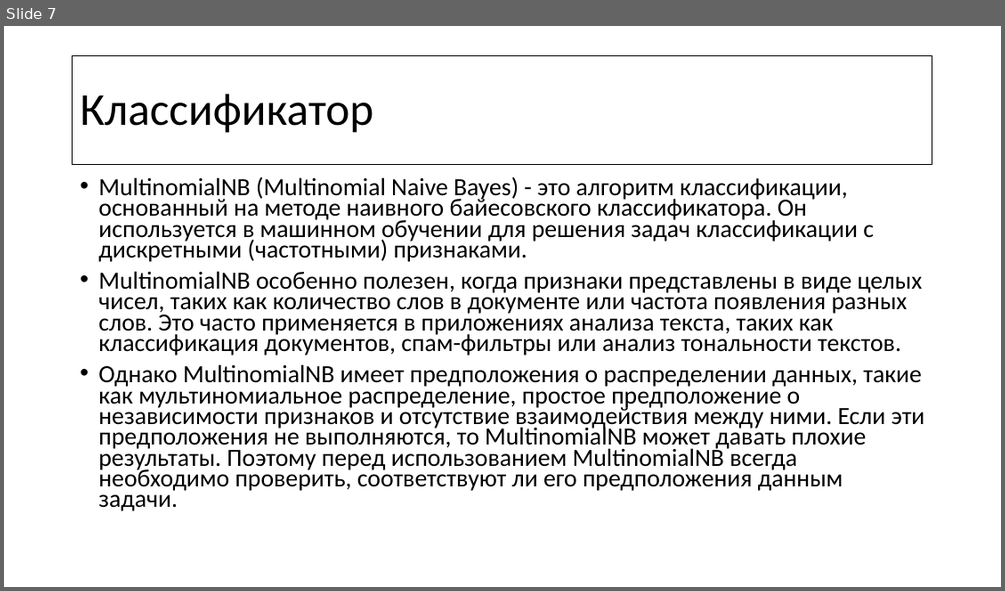
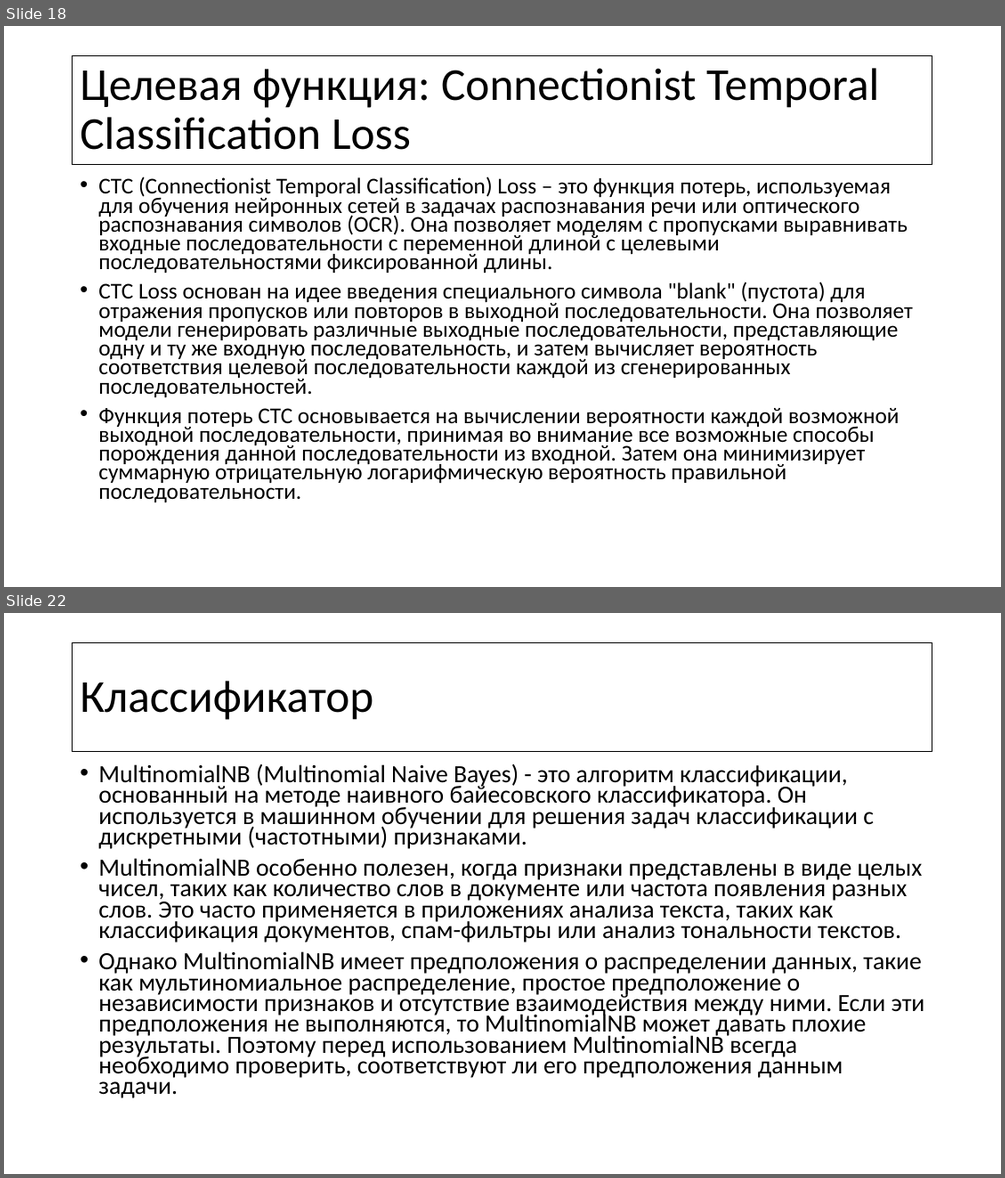
Before and after one commit to riapush/Image-to-text-and-recognition-project, a slide deck: Machine learning course.pptx. Shown one above the other, each under a label of ours: slide 7 before the commit, slides 18 and 22 after it; the slides between them are not shown. The pictures are 1005x591 and 1005x1178 pixels, drawn with LibreOffice and Linux fonts; fonts in the diff are those of the drawing. Boxes give left, top, right and bottom in pixels: in the first picture for what was removed or moved away, otherwise in the second. Text is boxed around its words. In the diff, an @@ line names an element or a change of style, - is before the commit and + after.

```diff
--- a/Machine learning course.pptx
+++ b/Machine learning course.pptx
@@ slide 18 added at <box>4,26,1001,587</box>, background #FFFFFF @@
@@ title added at <box>73,56,933,164</box>, outline #000000 0.75 pt, 44 pt, text #000000 @@
+Целевая функция: Connectionist Temporal Classification Loss
@@ text added at <box>98,176,913,502</box>, 21.7 pt, text #000000 @@
+• CTC (Connectionist Temporal Classification) Loss – это функция потерь, используемая для обучения нейронных сетей в задачах распознавания речи или оптического распознавания символов (OCR). Она позволяет моделям с пропусками выравнивать входные последовательности с переменной длиной с целевыми последовательностями фиксированной длины.
+• CTC Loss основан на идее введения специального символа "blank" (пустота) для отражения пропусков или повторов в выходной последовательности. Она позволяет модели генерировать различные выходные последовательности, представляющие одну и ту же входную последовательность, и затем вычисляет вероятность соответствия целевой последовательности каждой из сгенерированных последовательностей.
+• Функция потерь CTC основывается на вычислении вероятности каждой возможной выходной последовательности, принимая во внимание все возможные способы порождения данной последовательности из входной. Затем она минимизирует суммарную отрицательную логарифмическую вероятность правильной последовательности.
@@ what was slide 7 is now slide 22 @@
```
Also in this commit, not shown: 1 slide changed, 15 other slides added, 1 other file.
